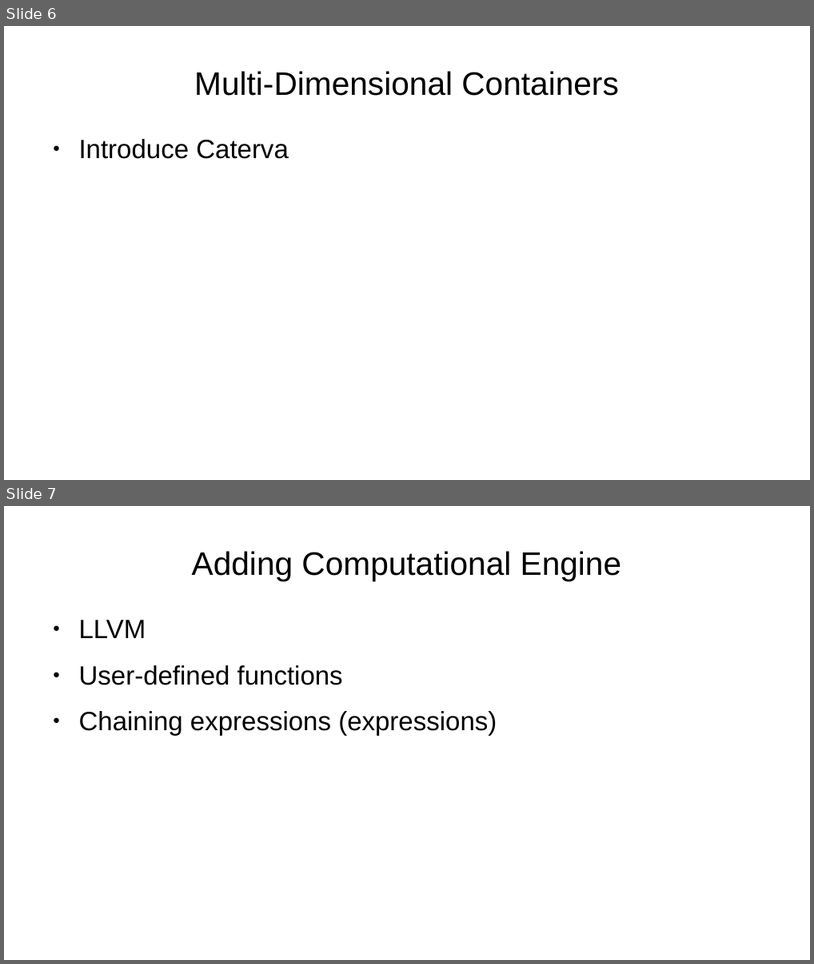
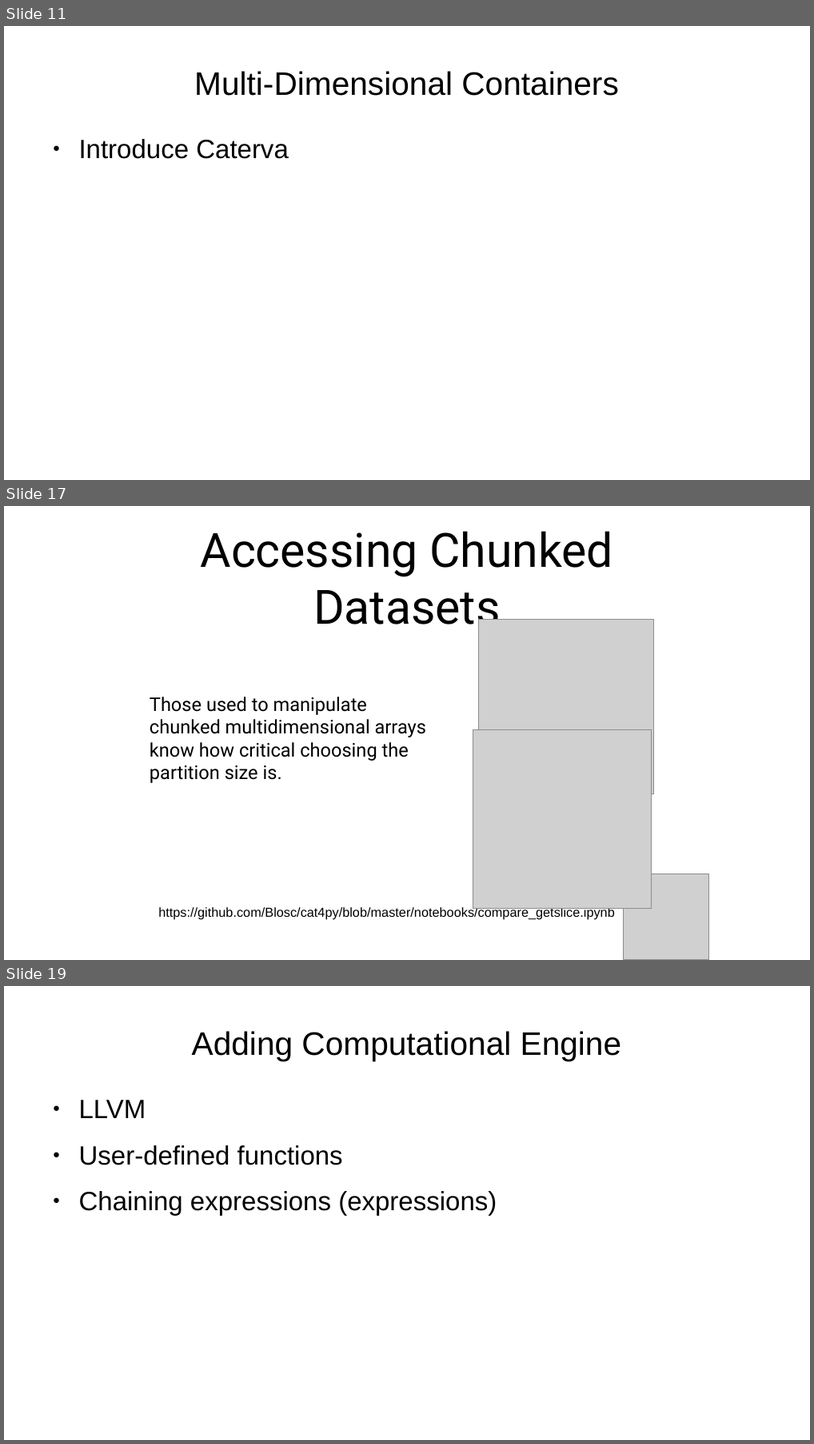
Before and after one commit to inaos/iron-array, a slide deck: decks/pyDataNyc2019.odp. Shown one above the other, each under a label of ours: slides 6 and 7 before the commit, slides 11, 17 and 19 after it; the slides between them are not shown. The pictures are 814x964 and 814x1444 pixels, drawn with LibreOffice and Linux fonts; fonts in the diff are those of the drawing; grey boxes stand for pictures. Boxes give left, top, right and bottom in pixels: in the first picture for what was removed or moved away, otherwise in the second. Text is boxed around its words. In the diff, an @@ line names an element or a change of style, - is before the commit and + after.

Commit message:
adding blosc and caterva slides

```diff
--- a/decks/pyDataNyc2019.odp
+++ b/decks/pyDataNyc2019.odp
@@ slide 17 added at (4,506,810,960), background #FFFFFF @@
@@ text added at (201,531,614,635), 46.5 pt, text #000000 @@
+Accessing Chunked Datasets
@@ picture added at (479,619,654,793) @@
@@ text added at (150,696,426,783), 18.6 pt, text #000000 @@
+Those used to manipulate chunked multidimensional arrays know how critical choosing the partition size is.
@@ picture added at (473,730,652,908) @@
@@ picture added at (624,873,709,960) @@
@@ text added at (158,905,615,919), 12.8 pt, text #000000 @@
+https://github.com/Blosc/cat4py/blob/master/notebooks/compare_getslice.ipynb
@@ what was slide 6 is now slide 11 @@
@@ what was slide 7 is now slide 19 @@
```
Also in this commit, not shown: 11 other slides added.
